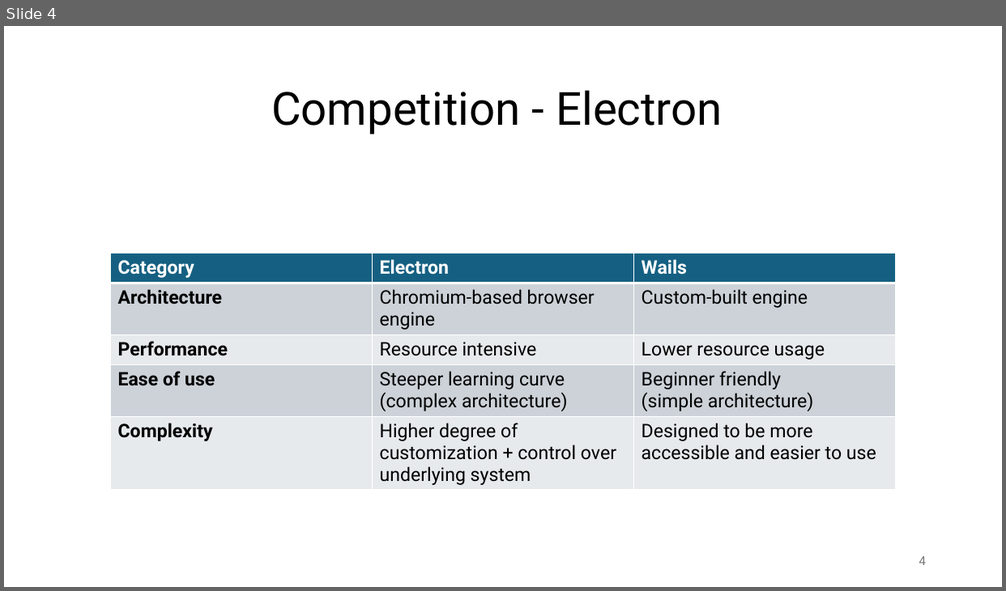
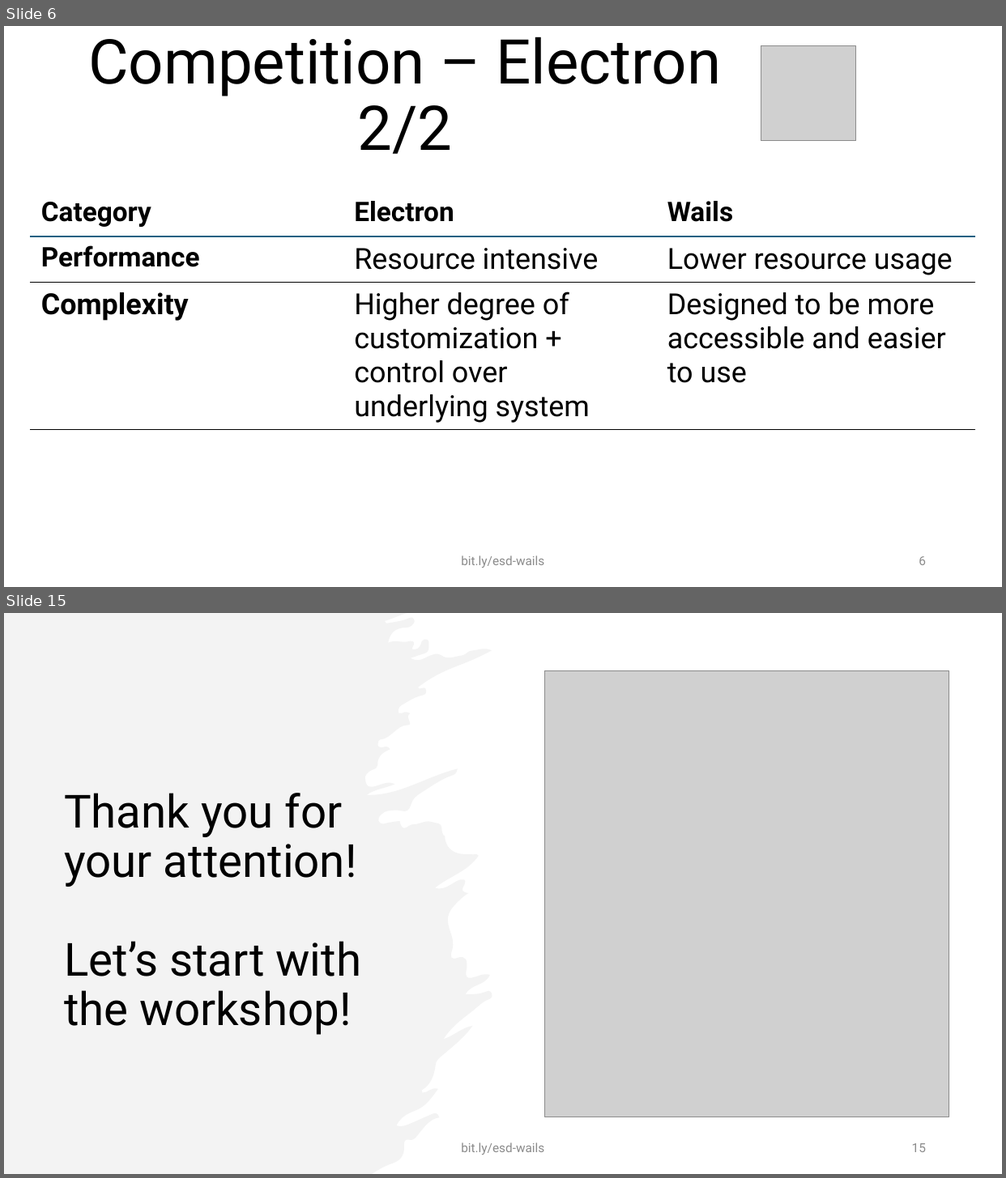
Before and after one commit to hiphof/esd-2024-wailsvue, a slide deck: presentation/Wails-Vue_Presentation.pptx. Shown one above the other, each under a label of ours: slide 4 before the commit, slides 6 and 15 after it; the slides between them are not shown. The pictures are 1006x591 and 1006x1178 pixels, drawn with LibreOffice and Linux fonts; fonts in the diff are those of the drawing; grey boxes stand for pictures. Boxes give left, top, right and bottom in pixels: in the first picture for what was removed or moved away, otherwise in the second. Text is boxed around its words. In the diff, an @@ line names an element or a change of style, - is before the commit and + after.

```diff
--- a/presentation/Wails-Vue_Presentation.pptx
+++ b/presentation/Wails-Vue_Presentation.pptx
@@ slide 15 added at <box>4,613,1002,1174</box>, background #FFFFFF @@
@@ freeform shape added at <box>4,613,492,1174</box>, fill #E8E8E8 at 50% opacity @@
@@ picture added at <box>544,671,948,1117</box> @@
@@ title added at <box>64,793,362,1035</box>, 44 pt, text #000000 @@
+Thank you for your attention!
+Let’s start with the workshop!
@@ text added at <box>461,1143,544,1155</box>, 12 pt, text #8C8C8C @@
+bit.ly/esd-wails
@@ page number added at <box>912,1144,926,1152</box>, 12 pt, text #8C8C8C @@
+15
@@ what was slide 4 is now slide 6 @@
@@ slide 6 changed as well @@
@@ title at <box>88,37,722,154</box>: text changed; size 44 to 59.4 pt @@
-Competition - Electron
+Competition – Electron 2/2
@@ picture added at <box>761,45,856,140</box> @@
@@ table at <box>30,191,975,433</box> @@
-row 2: Architecture | Chromium-based browser engine | Custom-built engine
-row 4: Ease of use | Steeper learning curve / (complex architecture) | Beginner friendly / (simple architecture)
@@ table: place and size @@
-table at <box>110,253,897,493</box>
+table at <box>30,191,975,433</box>
@@ text added at <box>461,556,544,568</box>, 12 pt, text #8C8C8C @@
+bit.ly/esd-wails
@@ page number at <box>918,557,926,565</box>: text changed; text colour #797979 to #8C8C8C @@
-4
+6
```
Also in this commit, not shown: 5 other slides changed, 9 other slides added, 8 slides removed, 1 other file.
